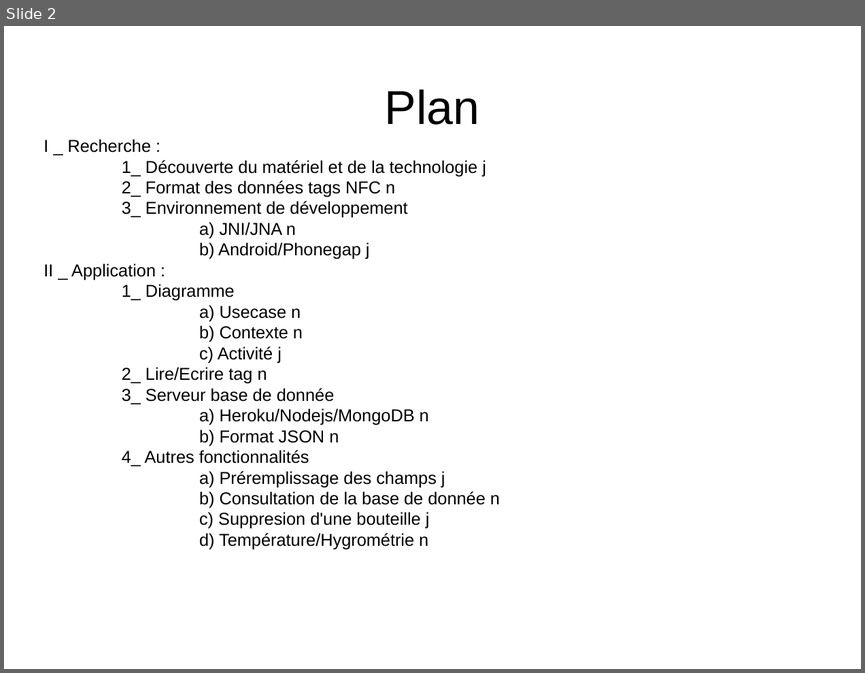
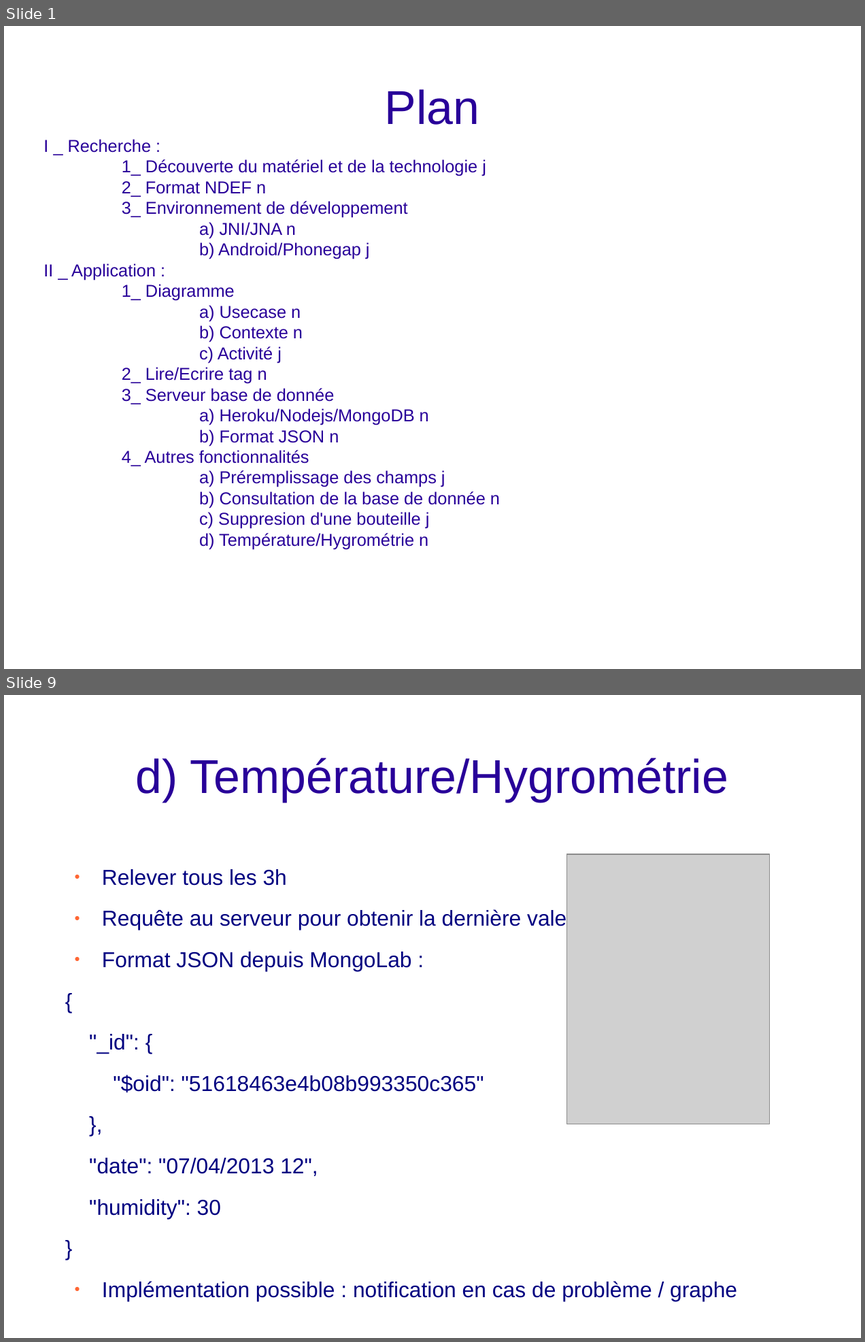
Before and after one commit to bigoud/e-cave, a slide deck: Presentation.odp. Shown one above the other, each under a label of ours: slide 2 before the commit, slides 1 and 9 after it; the slides between them are not shown. The pictures are 865x673 and 865x1342 pixels, drawn with LibreOffice and Linux fonts; fonts in the diff are those of the drawing; grey boxes stand for pictures; background and template pictures are left out. Boxes give left, top, right and bottom in pixels: in the first picture for what was removed or moved away, otherwise in the second. Text is boxed around its words. In the diff, an @@ line names an element or a change of style, - is before the commit and + after.

```diff
--- a/Presentation.odp
+++ b/Presentation.odp
@@ slide 9 added at (x1=4, y1=695, x2=861, y2=1338), background picture (left out) @@
@@ title added at (x1=135, y1=758, x2=728, y2=802), 44 pt, text #280099 @@
+d) Température/Hygrométrie
@@ picture added at (x1=567, y1=854, x2=769, y2=1124) @@
@@ text added at (x1=89, y1=869, x2=737, y2=1301), 20 pt, text #000080 @@
+● Relever tous les 3h
+● Requête au serveur pour obtenir la dernière valeur
+● Format JSON depuis MongoLab :
+{
+"_id": {
+"$oid": "51618463e4b08b993350c365"
+},
+"date": "07/04/2013 12",
+"humidity": 30
+}
+● Implémentation possible : notification en cas de problème / graphe
@@ what was slide 2 is now slide 1 @@
@@ slide 1 changed as well @@
@@ title "Plan" at (x1=385, y1=89, x2=480, y2=125): text colour #000000 to #280099 @@
@@ subtitle "I _ Recherche :" moved from (x1=43, y1=160, x2=500, y2=549) to (x1=43, y1=139, x2=500, y2=549) @@
@@ subtitle at (x1=43, y1=139, x2=500, y2=549): text colour #000000 to #280099 @@
@@ subtitle at (x1=122, y1=181, x2=266, y2=197): text changed; text colour #000000 to #280099 @@
-2_ Format des données tags NFC n
+2_ Format NDEF n
```
Also in this commit, not shown: 7 other slides added, 1 slide removed.
